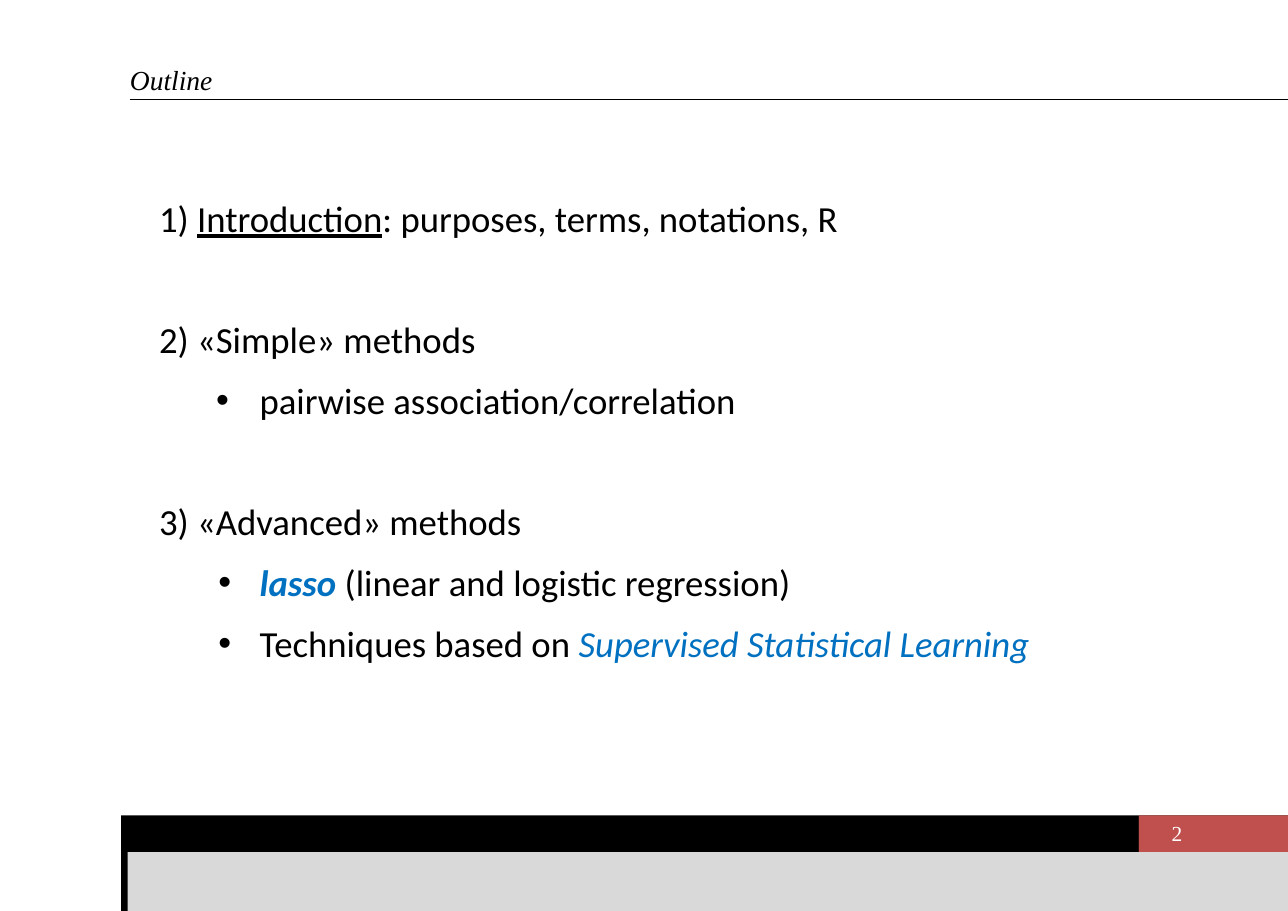
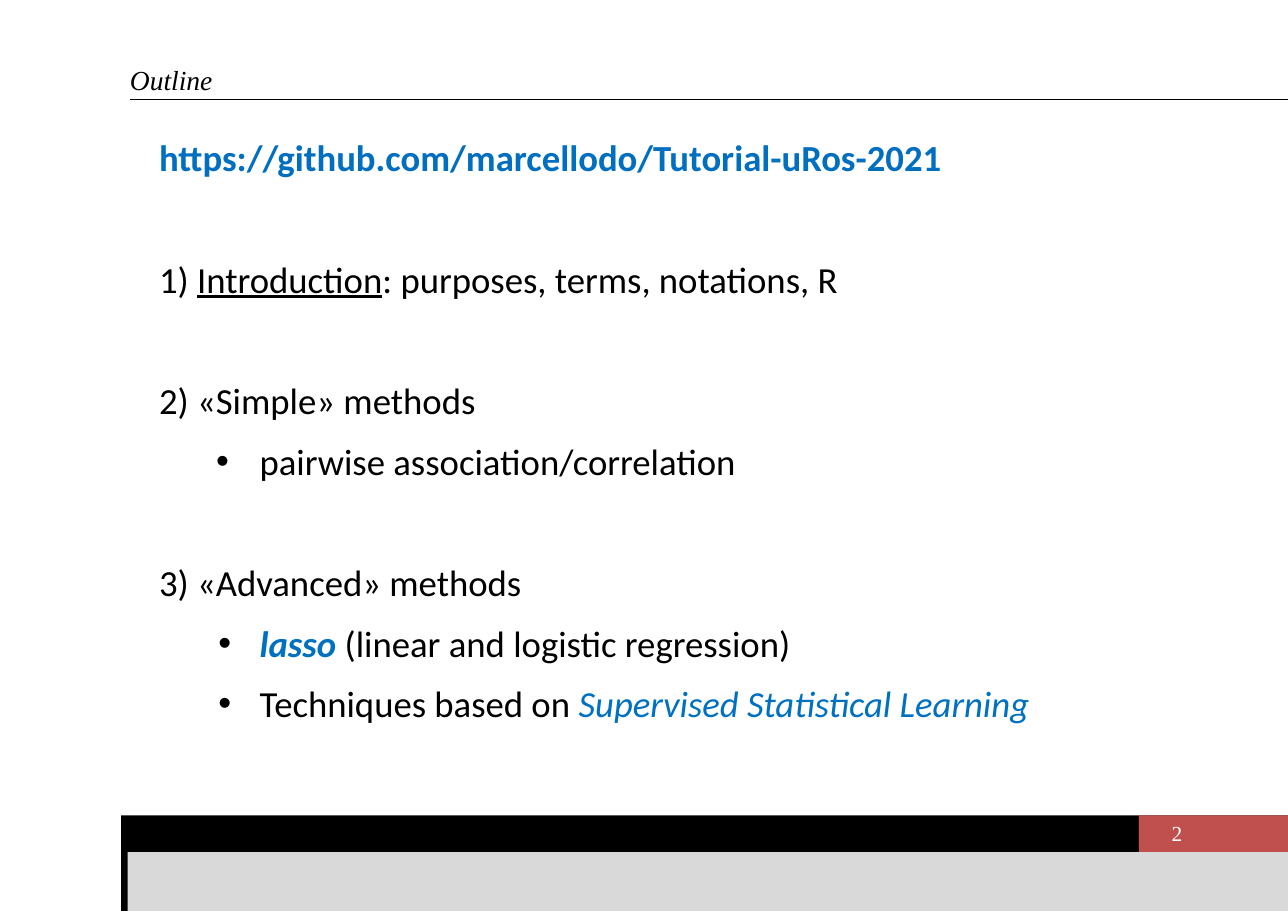
Before and after one commit to marcellodo/Tutorial-uRos-2021, a slide deck: slide 2 of D'Orazio - SelectingPredictorsInR (slides v1).pptx. Drawn at 1288x911 pixels with LibreOffice and Linux fonts; fonts in the diff are those of the drawing. Boxes give left, top, right and bottom in pixels: in the first picture for what was removed or moved away, otherwise in the second. Text is boxed around its words. In the diff, an @@ line names an element or a change of style, - is before the commit and + after.

```diff
--- a/D'Orazio - SelectingPredictorsInR (slides v1).pptx
+++ b/D'Orazio - SelectingPredictorsInR (slides v1).pptx
@@ text at box(159, 145, 941, 178): paragraph added @@
+https://github.com/marcellodo/Tutorial-uRos-2021
```
